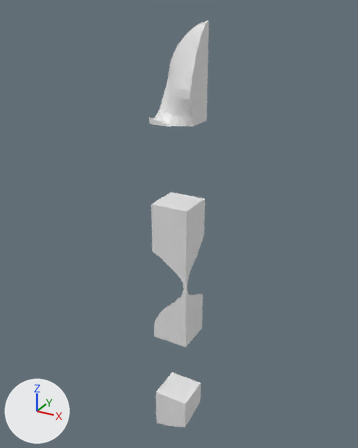
A saved change to the glTF model assets/terrain/surface_pieces/surf_37_9.glb.
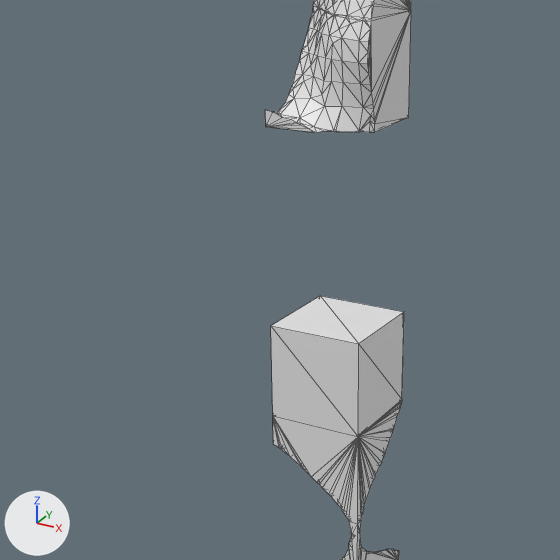
Each version appears first whole from a 50 mm lens placed at (105.9, 11.1, -2.4), pointed at (76.8, 63.9, -28.8), and next in a close-up on the part from 12% to 75% of the width and 16% to 67% of the height. The lights are fixed; the arrows at lower left show +X, +Y and +Z. The older version's two pictures come first. The close-ups show mesh edges as thin lines. Where no turn or scale is listed for an object, it has been applied to the vertices.

Objects in the first close-up: 'layer_1', 'layer_2', 'layer_5', 'layer_6', 'layer_7'.
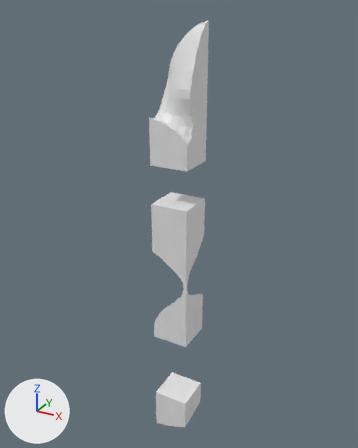
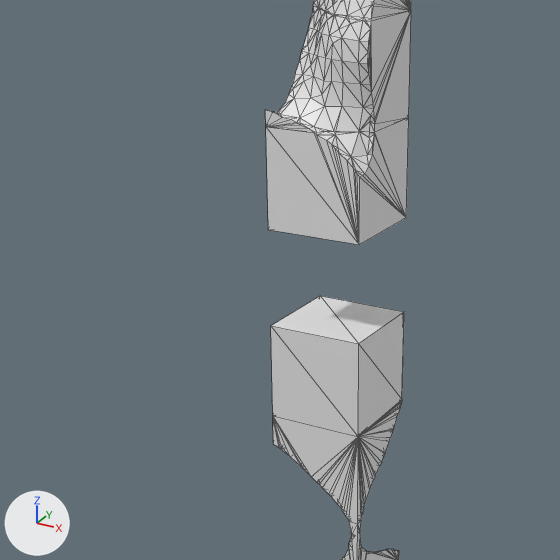
The change, as JSON lines over the scene's bpy script:
```json
{"op": "add", "block": "me_layer_3", "code": ["me_layer_3 = bpy.data.meshes.new('layer_3')", "me_layer_3.from_pydata(...)  # 40 vertices, 76 faces; spans x 75.0..80.0, y 60.0..65.0, z -20.0..-15.0"]}
{"op": "add", "block": "ob_layer_3", "code": ["ob_layer_3 = bpy.data.objects.new('layer_3', me_layer_3)", "ob_layer_3.location = (0.0, 0.0, 0.0)"]}
```

Pixel boxes [x1, y1, x2, y2] of what changed, in the close-ups (560 x 560 px):
```json
{"object": "layer_3", "change": "added", "after": [266, 118, 409, 245]}
```
